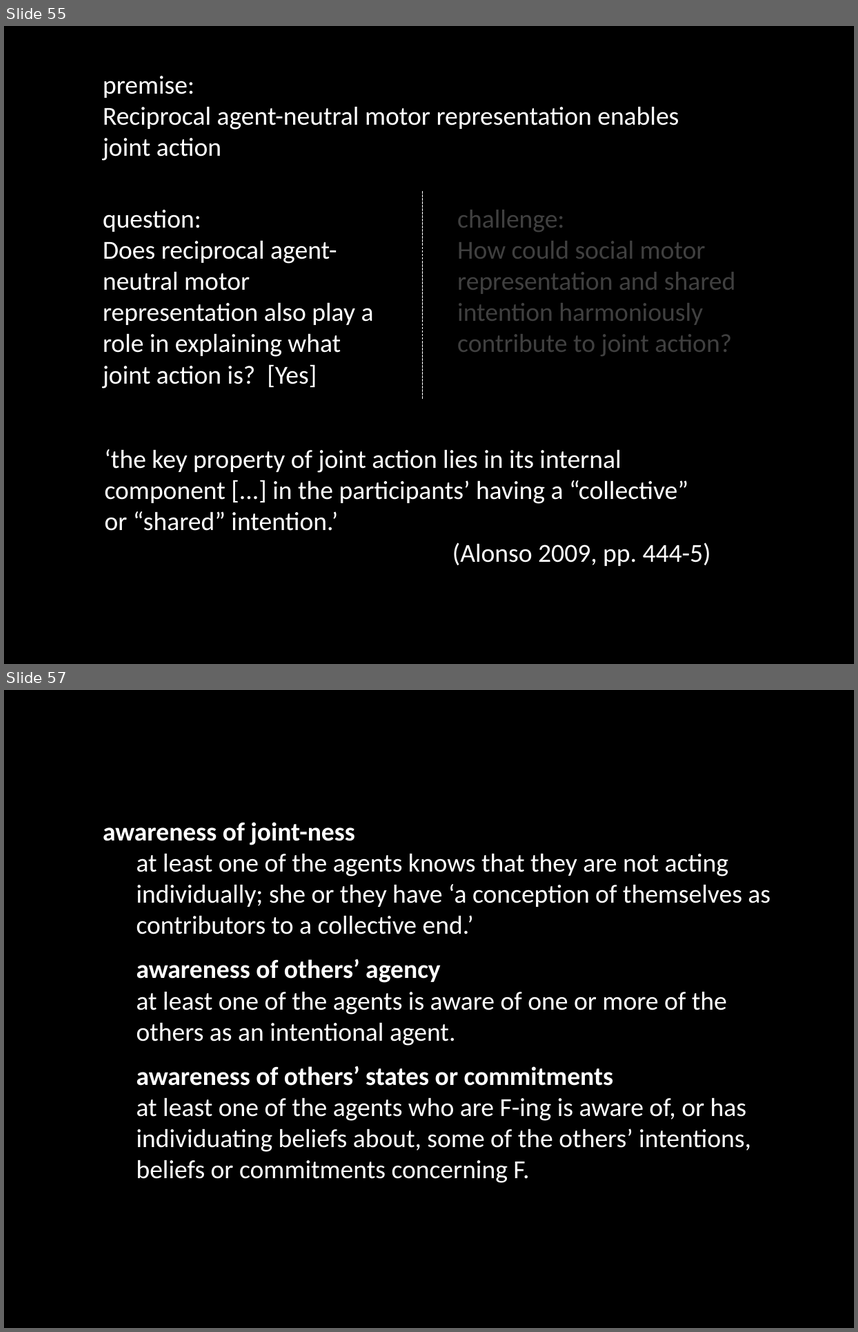
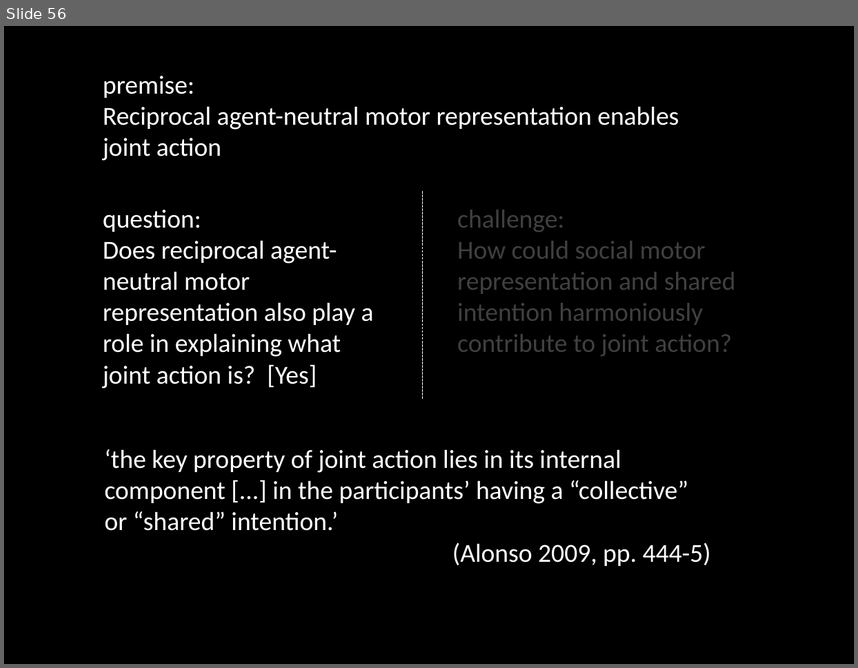
Before and after one commit to butterfill/writing, a slide deck: conf joint action --- sharing goals vs sharing intentions cambridge 2012 talk/intention and motor representation in joint action v2.pptx. Shown one above the other, each under a label of ours: slides 55 and 57 before the commit, slide 56 after it; the slides between them are not shown. The pictures are 858x1332 and 858x668 pixels, drawn with LibreOffice and Linux fonts; fonts in the diff are those of the drawing. Boxes give left, top, right and bottom in pixels: in the first picture for what was removed or moved away, otherwise in the second. Text is boxed around its words. In the diff, an @@ line names an element or a change of style, - is before the commit and + after.

```diff
--- a/conf joint action --- sharing goals vs sharing intentions cambridge 2012 talk/intention and motor representation in joint action v2.pptx
+++ b/conf joint action --- sharing goals vs sharing intentions cambridge 2012 talk/intention and motor representation in joint action v2.pptx
@@ slide 57 removed at (x1=4, y1=690, x2=854, y2=1328), background #000000 @@
@@ text removed at (x1=103, y1=822, x2=771, y2=1183) @@
-awareness of joint-ness
-at least one of the agents knows that they are not acting individually; she or they have ‘a conception of themselves as contributors to a collective end.’
-awareness of others’ agency
-at least one of the agents is aware of one or more of the others as an intentional agent.
-awareness of others’ states or commitments
-at least one of the agents who are F-ing is aware of, or has individuating beliefs about, some of the others’ intentions, beliefs or commitments concerning F.
@@ what was slide 55 is now slide 56 @@
```
Also in this commit, not shown: 8 slides changed, 11 slides added, 5 other slides removed.
